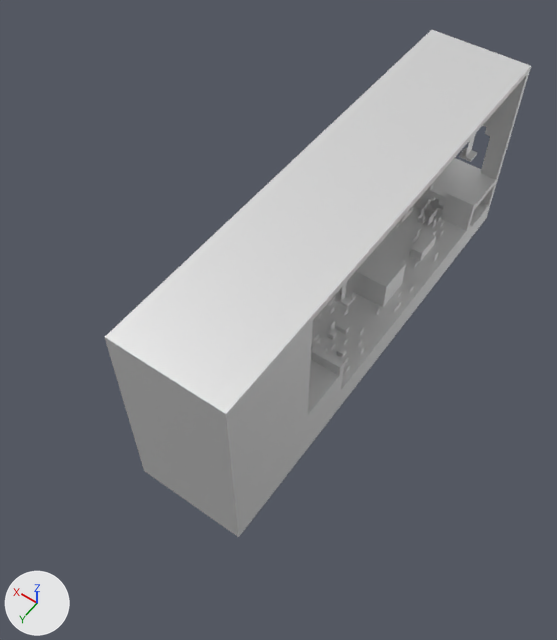
Two versions of the COLLADA model Main Build/Art/3D/Challenge Room.dae, one commit apart.
Camera for both pictures: a 50 mm camera at (-17.7, 37.7, 50.2) aimed at (2.7, 9.2, 5.4). The lights are fixed; the arrows at lower left show +X, +Y and +Z. Vertices at the same position are counted once.

Objects in the first picture: 'Building'.
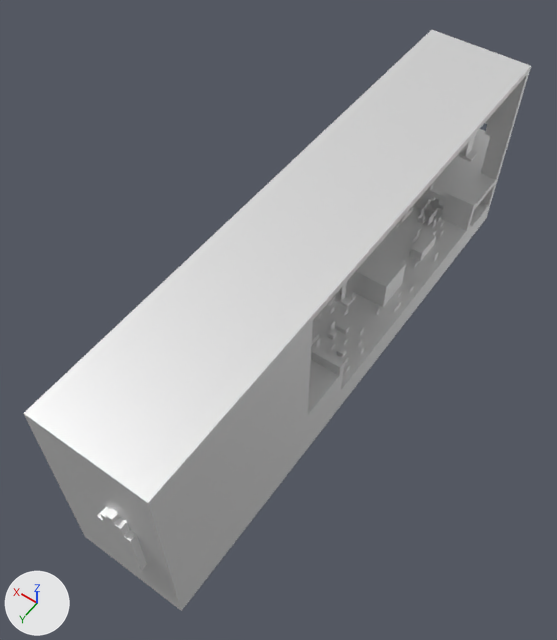
Edits to the scene script, one JSON object a line:
```json
{"block": "me_cube", "where": "# used by ob_building; location = (0.0, 0.0, 0.0)"}
{"op": "remove", "block": "me_cube", "code": "me_cube.from_pydata(...)  # 13030 vertices, 24310 faces; spans x -3.5..7.0, y -15.0..22.5, z 0.0..16.0"}
{"op": "add", "block": "me_cube", "code": "me_cube.from_pydata(...)  # 15104 vertices, 28194 faces; spans x -3.5..7.0, y -20.0..29.0, z 0.0..16.0"}
{"block": "me_cube", "change": "me_cube part 1: 355 vertices moved from x -3.0..4.5, y 22.5, z 1.0..15.5 to x -3.5..5.0, y 23.0..26.5, z 1.0..16.0; 107 vertices removed from x -3.0..4.5, y 22.5, z 0.5..15.5; 1667 vertices added at x -3.5..5.0, y 22.5..29.0, z 0.0..16.0"}
{"block": "me_cube", "change": "me_cube part 2: 514 vertices added at x -2.0..1.5, y -20.0..-13.5, z 0.0..11.5"}
```

Pixel boxes [x1, y1, x2, y2] of what changed, in the pictures (557 x 640 px):
```json
{"object": "Building", "change": "reshaped", "before": [105, 30, 531, 537], "after": [23, 30, 531, 611], "on screen": "19% wider, 15% taller"}
{"part": 1, "of": "me_cube", "change": "built on", "before": [105, 338, 239, 537], "after": [23, 337, 239, 611]}
{"part": 2, "of": "me_cube", "change": "added", "after": [455, 129, 490, 169]}
```
